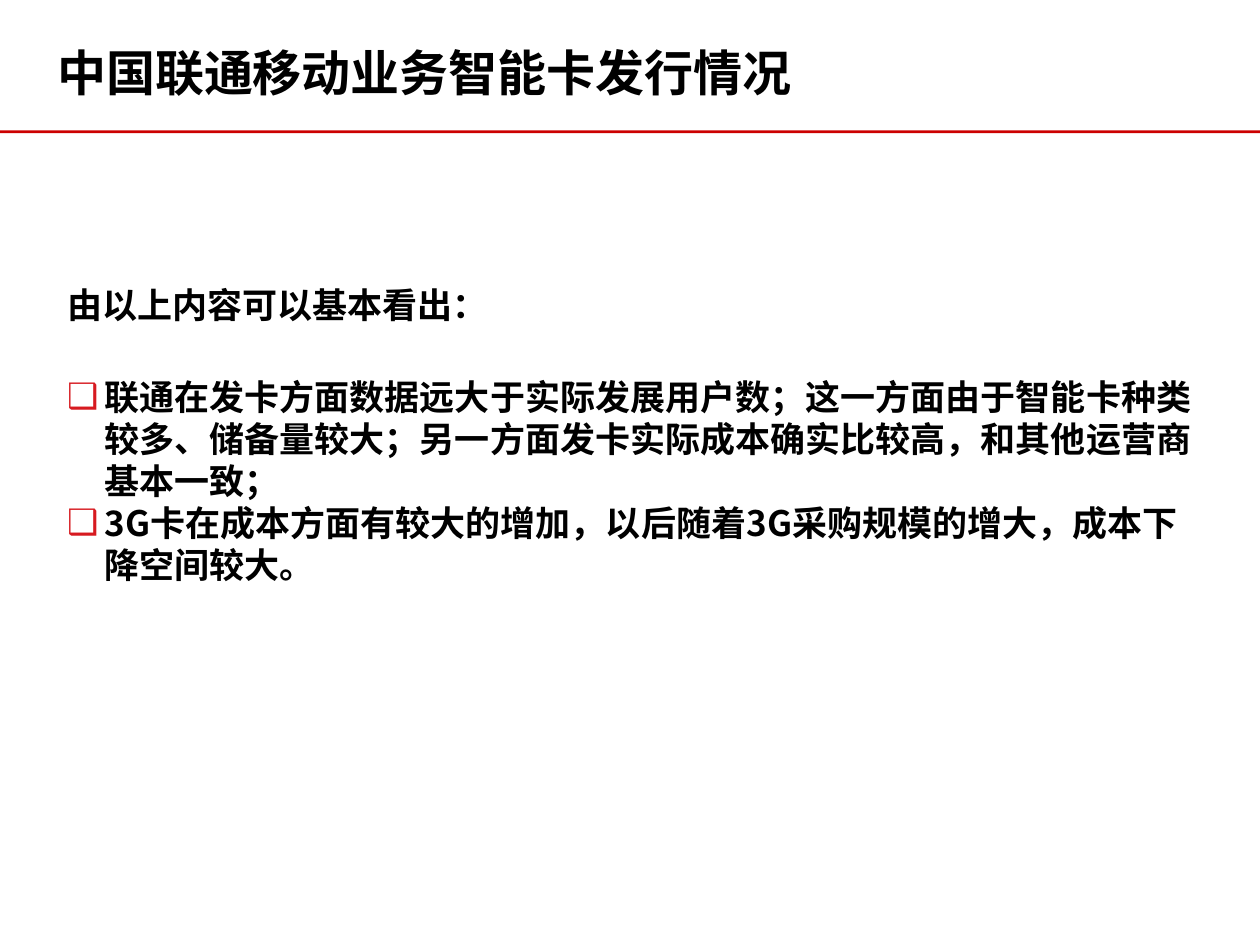
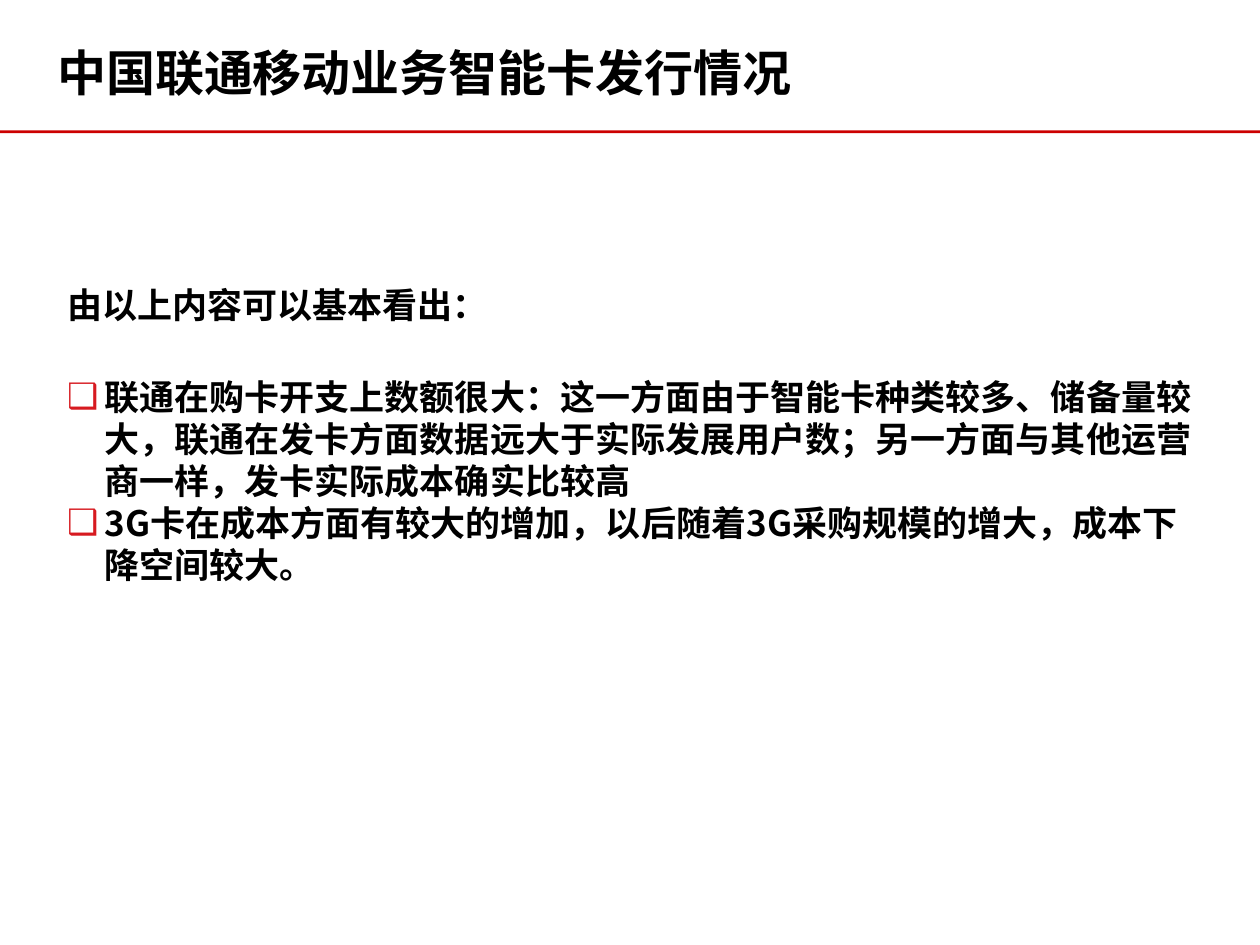
Before and after one commit to momo1101/unicardsrch, a slide deck: slide 11 of 软课题文本/软课题-中国联通电信卡业务及策略研究.ppt. Drawn at 1260x945 pixels with LibreOffice and Linux fonts; fonts in the diff are those of the drawing; background and template pictures are left out. Boxes give left, top, right and bottom in pixels: in the first picture for what was removed or moved away, otherwise in the second. Text is boxed around its words. In the diff, an @@ line names an element or a change of style, - is before the commit and + after.

```diff
--- a/软课题文本/软课题-中国联通电信卡业务及策略研究.ppt
+++ b/软课题文本/软课题-中国联通电信卡业务及策略研究.ppt
@@ text at (104,380,1191,499): text changed @@
-❑ 联通在发卡方面数据远大于实际发展用户数；这一方面由于智能卡种类较多、储备量较大；另一方面发卡实际成本确实比较高，和其他运营商基本一致；
+❑ 联通在购卡开支上数额很大：这一方面由于智能卡种类较多、储备量较大，联通在发卡方面数据远大于实际发展用户数；另一方面与其他运营商一样，发卡实际成本确实比较高
```
Also in this commit, not shown: 10 other slides changed, 6 slides removed.
